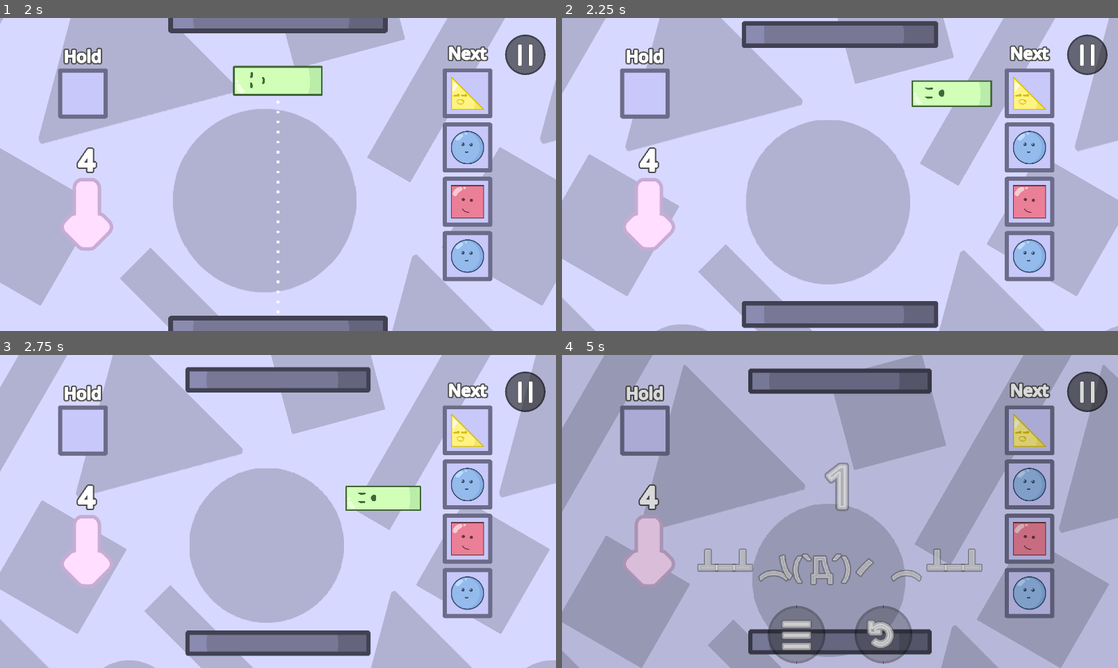
Above: before the commit, frames 1-4 (two rows, left to right).
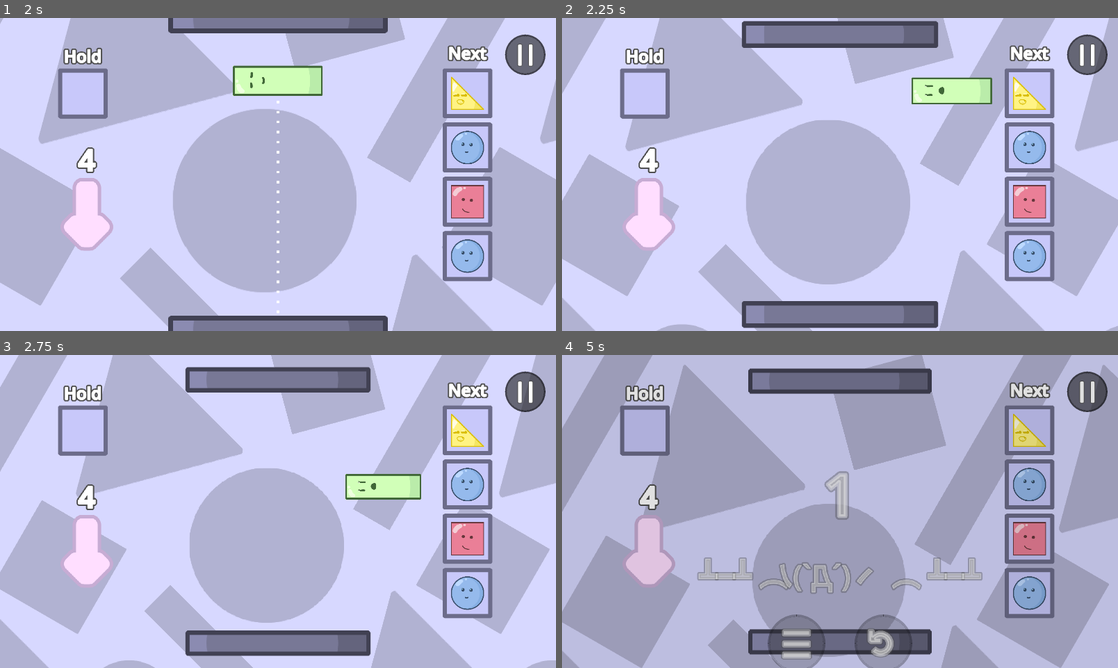
Above: after the commit, the same moments.

Repository: nullishew/game-jam-palindome
Game: Godot game, scene res://scenes/menu.tscn
Same seed, same stepped clock (60 frames per second), same inputs: the game is played once before the commit and once after it.
Inputs (mouse positions are in pixels of both pictures, inside the frame that each line leads up to):
- Up to frame 1 (2 s): click "Start" at 0.5 s; click "Start" at 1.25 s
- Up to frame 2 (2.25 s): move the mouse to (962, 158) at 2.02 s; hold Right (move_piece_right) from 2.03 s (still down); tap Space (drop_piece) at 2.1 s; click (962, 158) at 2.17 s
- Up to frame 3 (2.75 s): keep holding Right (move_piece_right)
- Up to frame 4 (5 s): move the mouse to (728, 527) at 2.77 s; release Right (move_piece_right) at 2.78 s; hold Left (move_piece_left) 2.78-3.53 s; tap Space (drop_piece) at 2.85, 3.8, 4.35 s; click (728, 527) at 2.92 s; move the mouse to (895, 442) at 3.52 s; hold Right (move_piece_right) from 3.53 s (still down); tap Tab (hold_piece) at 3.6 s; click (895, 442) at 3.67 s; move the mouse to (812, 574) at 4.27 s; click (812, 574) at 4.42 s

Frame 1 is identical in both runs. In frame 2, 0.5% of the frame differs, in the area x 62-78%, y 18-29%; in frame 3, 1.2%; in frame 4, 4.2%, in the area x 24-76%, y 34-100%.

Commit message:
only update mouse input when not blocked by ui / hud elements

Diff:
--- a/scripts/systems/game.gd
+++ b/scripts/systems/game.gd
@@ -11,6 +11,8 @@
 @export var min_place_time: float = 1
 @export var min_settle_time: float = 0.5
 
+
+var _is_mouse_button_input_unhandled: bool = false
 
 var is_game_over: bool:
 	get: return _state == GameState.LOSE
@@ -39,6 +41,7 @@
 	camera_controller.make_current() # just to not break physics from the one frame delay breh
 	GameManager.game = self
 	gravity_controller.reset()
+	_is_mouse_button_input_unhandled = false
 	_set_state(GameState.AIM)
 
 
@@ -66,7 +69,7 @@
 			else:
 				if piece_manager.has_current_piece():
 					piece_manager.update_current_piece_position(delta, _mouse_moved, get_global_mouse_position().x)
-					if Input.is_action_just_pressed("drop_piece"):
+					if _is_mouse_button_input_unhandled and Input.is_action_just_pressed("drop_piece"):
 						piece_manager.release_current_piece()
 						_set_state(GameState.SETTLE)
 		GameState.SETTLE:
@@ -82,11 +85,15 @@
 				_set_state(GameState.AIM)
 
 	_mouse_moved = false
+	_is_mouse_button_input_unhandled = false
 
 
-func _input(event):
+
+func _unhandled_input(event: InputEvent) -> void:
 	if event is InputEventMouseMotion:
 		_mouse_moved = true
+	if event is InputEventMouseButton:
+		_is_mouse_button_input_unhandled = true
 
 
 func _enter_state(state: GameState):
